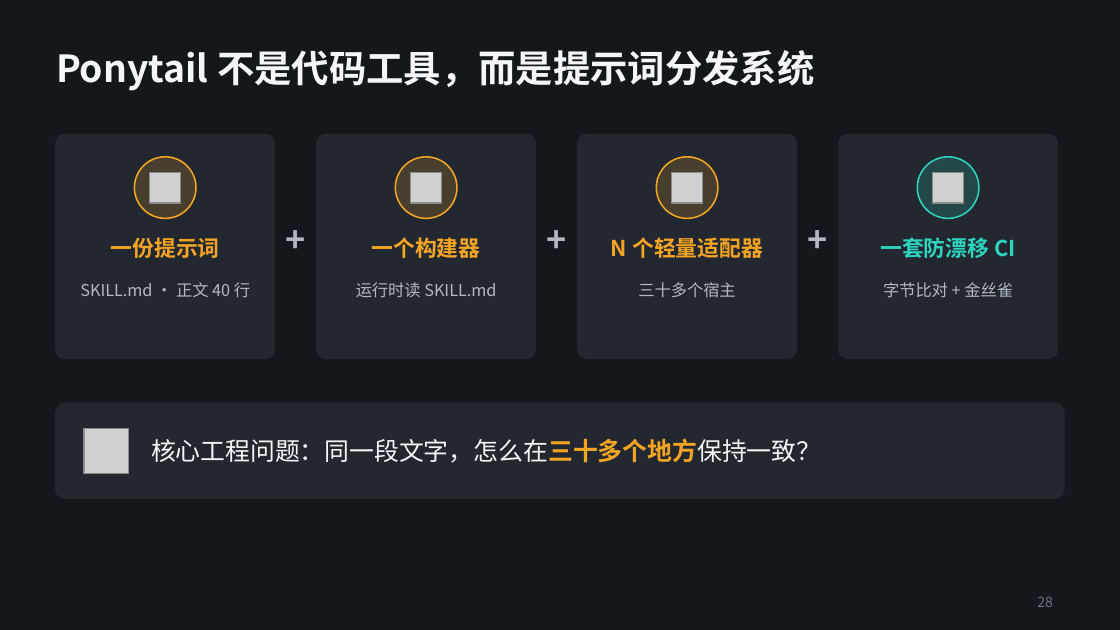
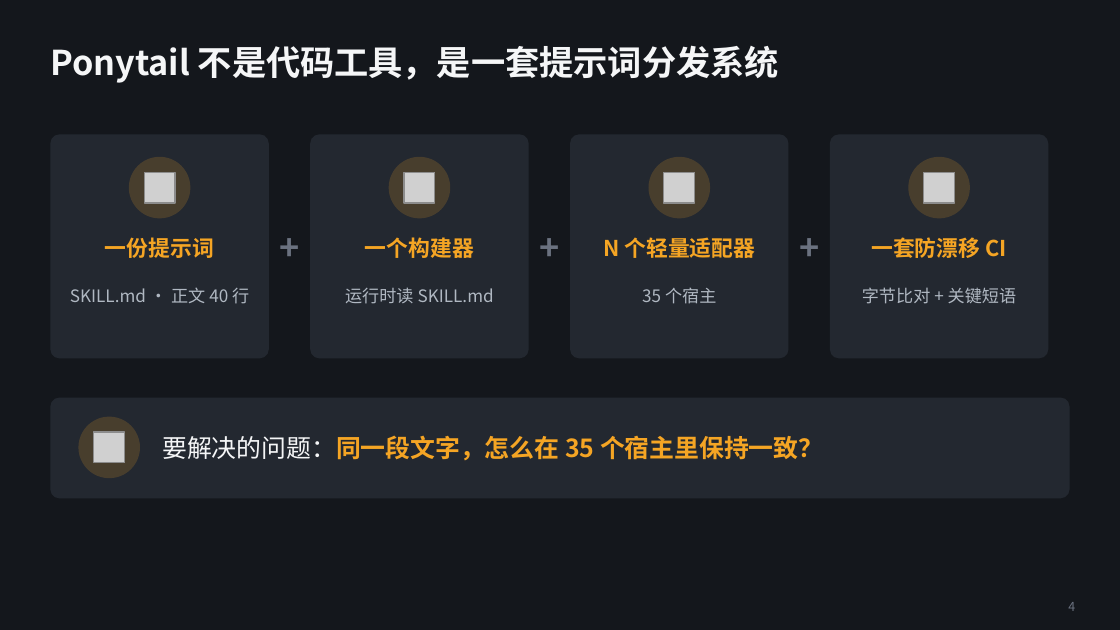
Before and after one commit to alexsunlee/alexsunlee.github.io, a slide deck: slide 4 of content/AI Learning/Ponytail · 提示词分发系统架构解析.pptx (slide 28 before the commit). Drawn at 1120x630 pixels with LibreOffice and Linux fonts; fonts in the diff are those of the drawing; grey boxes stand for pictures. Boxes give left, top, right and bottom in pixels: in the first picture for what was removed or moved away, otherwise in the second. Text is boxed around its words. In the diff, an @@ line names an element or a change of style, - is before the commit and + after.

```diff
--- a/content/AI Learning/Ponytail · 提示词分发系统架构解析.pptx
+++ b/content/AI Learning/Ponytail · 提示词分发系统架构解析.pptx
@@ title at bbox=[50, 45, 779, 83]: text changed; size 24 to 22 pt @@
-Ponytail 不是代码工具，而是提示词分发系统
+Ponytail 不是代码工具，是一套提示词分发系统
@@ 2 pictures, 2 ellipses, 2 rounded rectangles: place and size @@
-2 pictures, 2 ellipses, 2 rounded rectangles at bbox=[56, 134, 535, 358]
+2 pictures, 2 ellipses, 2 rounded rectangles at bbox=[50, 134, 529, 358]
@@ outline #232830 1 pt to none in 4 elements at bbox=[50, 134, 269, 358], bbox=[310, 134, 529, 358], bbox=[570, 134, 788, 358], bbox=[830, 134, 1048, 358] @@
@@ outline #F5A524 1 pt to none in 3 elements at bbox=[129, 157, 190, 218], bbox=[389, 157, 450, 218], bbox=[648, 157, 710, 218] @@
@@ ellipse at bbox=[908, 157, 970, 218]: fill #2DD4BF at 18% opacity to #F5A524 at 18% opacity; outline #2DD4BF 1 pt to none @@
@@ 2 pictures, 2 ellipses, 2 rounded rectangles, 1 text: place and size @@
-2 pictures, 2 ellipses, 2 rounded rectangles, 1 text at bbox=[578, 134, 1057, 358]
+2 pictures, 2 ellipses, 2 rounded rectangles, 1 text at bbox=[570, 134, 1048, 358]
@@ text "一份提示词": place and size @@
-text "一份提示词" at bbox=[111, 237, 220, 258]
+text "一份提示词" at bbox=[105, 237, 214, 258]
@@ text "一个构建器": place and size @@
-text "一个构建器" at bbox=[372, 237, 481, 258]
+text "一个构建器" at bbox=[365, 237, 474, 258]
@@ text "N 个轻量适配器": place and size @@
-text "N 个轻量适配器" at bbox=[611, 237, 763, 258]
+text "N 个轻量适配器" at bbox=[603, 237, 755, 258]
@@ text colour #B0B8C2 to #6B7280; vertical alignment top to middle in 3 elements at bbox=[269, 218, 310, 274], bbox=[529, 218, 570, 274], bbox=[788, 218, 830, 274] @@
@@ text "一套防漂移 CI": place and size @@
-text "一套防漂移 CI" at bbox=[880, 237, 1015, 258]
+text "一套防漂移 CI" at bbox=[871, 237, 1006, 258]
@@ text "一套防漂移 CI" at bbox=[871, 237, 1006, 258]: text colour #2DD4BF to #F5A524 @@
@@ text "SKILL.md · 正文 40 行" at bbox=[70, 287, 249, 304]: size 10.5 to 11 pt @@
@@ text "运行时读 SKILL.md" at bbox=[345, 287, 494, 304]: size 10.5 to 11 pt @@
@@ text "运行时读 SKILL.md": place and size @@
-text "运行时读 SKILL.md" at bbox=[356, 282, 496, 298]
+text "运行时读 SKILL.md" at bbox=[345, 287, 494, 304]
@@ text at bbox=[642, 287, 716, 304]: text changed; size 10.5 to 11 pt @@
-三十多个宿主
+35 个宿主
@@ text at bbox=[862, 287, 1017, 304]: text changed; size 10.5 to 11 pt @@
-字节比对 + 金丝雀
+字节比对 + 关键短语
@@ rounded rectangle: place and size @@
-rounded rectangle at bbox=[56, 403, 1064, 498]
+rounded rectangle at bbox=[50, 398, 1070, 498]
@@ rounded rectangle at bbox=[50, 398, 1070, 498]: outline #232830 1 pt to none; proportions changed @@
@@ ellipse added at bbox=[78, 417, 140, 478], fill #F5A524 at 18% opacity @@
@@ picture removed at bbox=[84, 429, 129, 474] @@
@@ picture added at bbox=[94, 432, 125, 464] @@
@@ text at bbox=[162, 435, 823, 460]: text changed; text colour #F5F6F7 to #F5A524; bold on @@
-核心工程问题：同一段文字，怎么在三十多个地方保持一致？
+要解决的问题：同一段文字，怎么在 35 个宿主里保持一致？
@@ page number removed at bbox=[1037, 597, 1053, 607] @@
-28
@@ page number added at bbox=[1068, 602, 1075, 611], 8 pt, text #6B7280 @@
+4
```
Also in this commit, not shown: 18 other slides changed, 11 slides added, 25 slides removed, 2 other files.
